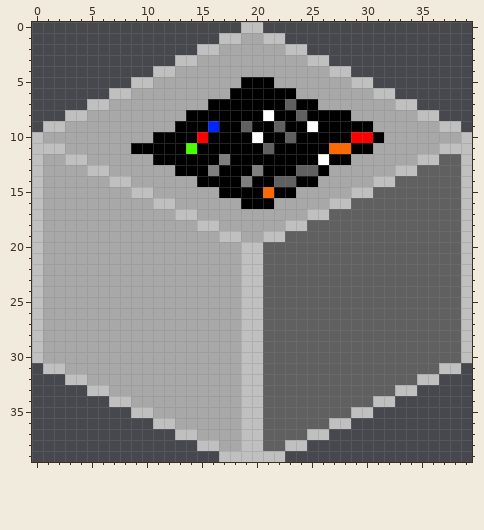
Two versions of one pixel-art sprite, graphics/cube-mixdesk.png. The picture above is the old version.
The file is 40x40 pixels. Colours within 5 levels of each other are drawn and written as one.
After:
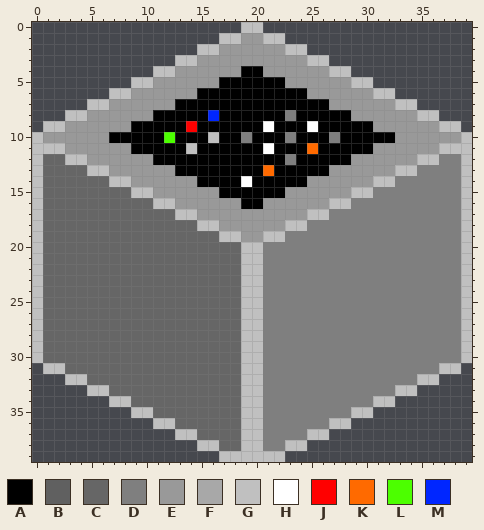
Palette (. is transparent): A #000000  B #606060  C #666666  D #7f7f7f  E #999999  F #a8a8a8  G #c0c0c0  H #ffffff  J #ff0000  K #ff6a00  L #4cff00  M #0026ff
From old to new:
@@ x 0..39 @@
  0 ...................GG...................
- 1 .................GGFFGG.................
- 2 ...............GGFFFFFFGG...............
- 3 .............GGFFFFFFFFFFGG.............
- 4 ...........GGFFFFFFFFFFFFFFGG...........
- 5 .........GGFFFFFFFFAAAFFFFFFFGG.........
- 6 .......GGFFFFFFFFFAAAAAAFFFFFFFGG.......
- 7 .....GGFFFFFFFFFAAAAAAABAAFFFFFFFGG.....
- 8 ...GGFFFFFFFFFAAAAAAAHAABAAAAFFFFFFGG...
- 9 .GGFFFFFFFFFFAAAMAABAABAAHAAAAAFFFFFFGG.
-10 GFFFFFFFFFFAAAAJAAAAHAABAAAAAJJAFFFFFFFG
-11 GGGFFFFFFAAAAALAAAAAABAAAAAKKAAFFFFFFGGG
-12 GFFGGFFFFFFAAAAAADAAAAAAAAHAAFFFFFFGGBBG
-13 GFFFFGGFFFFFFAAADAAADAAABBAFFFFFFGGBBBBG
-14 GFFFFFFGGFFFFFFAAAADAABBAAFFFFFGGBBBBBBG
-15 GFFFFFFFFGGFFFFFFAAAAKAAFFFFFGGBBBBBBBBG
-16 GFFFFFFFFFFGGFFFFFFAAAFFFFFGGBBBBBBBBBBG
-17 GFFFFFFFFFFFFGGFFFFFFFFFFGGBBBBBBBBBBBBG
-18 GFFFFFFFFFFFFFFGGFFFFFFGGBBBBBBBBBBBBBBG
-19 GFFFFFFFFFFFFFFFFGGFFGGBBBBBBBBBBBBBBBBG
-20 GFFFFFFFFFFFFFFFFFFGGBBBBBBBBBBBBBBBBBBG
-21 GFFFFFFFFFFFFFFFFFFGGBBBBBBBBBBBBBBBBBBG
-22 GFFFFFFFFFFFFFFFFFFGGBBBBBBBBBBBBBBBBBBG
-23 GFFFFFFFFFFFFFFFFFFGGBBBBBBBBBBBBBBBBBBG
-24 GFFFFFFFFFFFFFFFFFFGGBBBBBBBBBBBBBBBBBBG
-25 GFFFFFFFFFFFFFFFFFFGGBBBBBBBBBBBBBBBBBBG
-26 GFFFFFFFFFFFFFFFFFFGGBBBBBBBBBBBBBBBBBBG
-27 GFFFFFFFFFFFFFFFFFFGGBBBBBBBBBBBBBBBBBBG
-28 GFFFFFFFFFFFFFFFFFFGGBBBBBBBBBBBBBBBBBBG
-29 GFFFFFFFFFFFFFFFFFFGGBBBBBBBBBBBBBBBBBBG
-30 GFFFFFFFFFFFFFFFFFFGGBBBBBBBBBBBBBBBBBBG
-31 .GGFFFFFFFFFFFFFFFFGGBBBBBBBBBBBBBBBBGG.
-32 ...GGFFFFFFFFFFFFFFGGBBBBBBBBBBBBBBGG...
-33 .....GGFFFFFFFFFFFFGGBBBBBBBBBBBBGG.....
-34 .......GGFFFFFFFFFFGGBBBBBBBBBBGG.......
-35 .........GGFFFFFFFFGGBBBBBBBBGG.........
-36 ...........GGFFFFFFGGBBBBBBGG...........
-37 .............GGFFFFGGBBBBGG.............
-38 ...............GGFFGGBBGG...............
+ 1 .................GGEEGG.................
+ 2 ...............GGEEEEEEGG...............
+ 3 .............GGEEEEEEEEEEGG.............
+ 4 ...........GGEEEEEEAAEEEEEEGG...........
+ 5 .........GGEEEEEEAAAAAAEEEEEEGG.........
+ 6 .......GGEEEEEEAAAAAAAAAAEEEEEEGG.......
+ 7 .....GGEEEEEEAAAAAAAAAAAAAAEEEEEEGG.....
+ 8 ...GGEEEEEEAAAAAMAAAAAADAAAAAEEEEEEGG...
+ 9 .GGEEEEEEAAAAAJAAAAAAHAAAHAAAAAEEEEEEGG.
+10 GEEEEEEAAAAALAAAGAADAAADAAADAAAAAEEEEEEG
+11 GGGEEEEEEAAAAAGAAAAAAHAAAKAAAAAEEEEEEGGG
+12 GCCGGEEEEEEAAAAAAAAAAAADAAAAAEEEEEEGGDDG
+13 GCCCCGGEEEEEEAAAAAAAAKAAAAAEEEEEEGGDDDDG
+14 GCCCCCCGGEEEEEEAAAAHAAAAAEEEEEEGGDDDDDDG
+15 GCCCCCCCCGGEEEEEEAAAAAAEEEEEEGGDDDDDDDDG
+16 GCCCCCCCCCCGGEEEEEEAAEEEEEEGGDDDDDDDDDDG
+17 GCCCCCCCCCCCCGGEEEEEEEEEEGGDDDDDDDDDDDDG
+18 GCCCCCCCCCCCCCCGGEEEEEEGGDDDDDDDDDDDDDDG
+19 GCCCCCCCCCCCCCCCCGGEEGGDDDDDDDDDDDDDDDDG
+20 GCCCCCCCCCCCCCCCCCCGGDDDDDDDDDDDDDDDDDDG
+21 GCCCCCCCCCCCCCCCCCCGGDDDDDDDDDDDDDDDDDDG
+22 GCCCCCCCCCCCCCCCCCCGGDDDDDDDDDDDDDDDDDDG
+23 GCCCCCCCCCCCCCCCCCCGGDDDDDDDDDDDDDDDDDDG
+24 GCCCCCCCCCCCCCCCCCCGGDDDDDDDDDDDDDDDDDDG
+25 GCCCCCCCCCCCCCCCCCCGGDDDDDDDDDDDDDDDDDDG
+26 GCCCCCCCCCCCCCCCCCCGGDDDDDDDDDDDDDDDDDDG
+27 GCCCCCCCCCCCCCCCCCCGGDDDDDDDDDDDDDDDDDDG
+28 GCCCCCCCCCCCCCCCCCCGGDDDDDDDDDDDDDDDDDDG
+29 GCCCCCCCCCCCCCCCCCCGGDDDDDDDDDDDDDDDDDDG
+30 GCCCCCCCCCCCCCCCCCCGGDDDDDDDDDDDDDDDDDDG
+31 .GGCCCCCCCCCCCCCCCCGGDDDDDDDDDDDDDDDDGG.
+32 ...GGCCCCCCCCCCCCCCGGDDDDDDDDDDDDDDGG...
+33 .....GGCCCCCCCCCCCCGGDDDDDDDDDDDDGG.....
+34 .......GGCCCCCCCCCCGGDDDDDDDDDDGG.......
+35 .........GGCCCCCCCCGGDDDDDDDDGG.........
+36 ...........GGCCCCCCGGDDDDDDGG...........
+37 .............GGCCCCGGDDDDGG.............
+38 ...............GGCCGGDDGG...............
 39 .................GGGGGG.................
Boxes around the changes in both pictures, in picture pixels (x1, y1, x2, y2):
changed: (43, 33, 461, 451)
